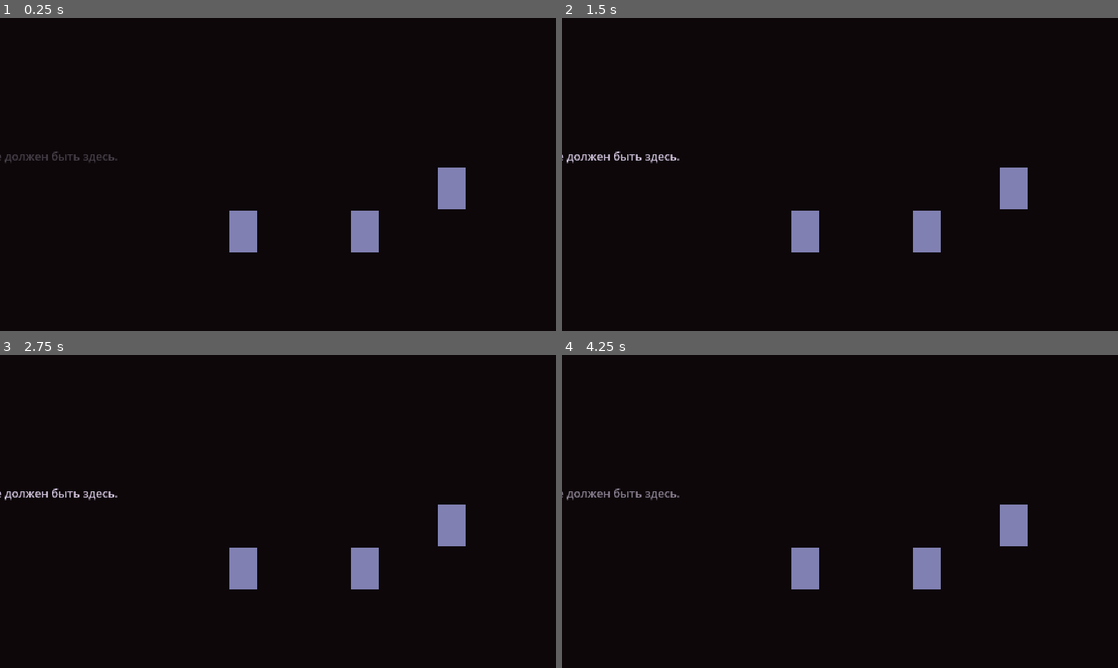
Above: before the commit, frames 1-4 (two rows, left to right).
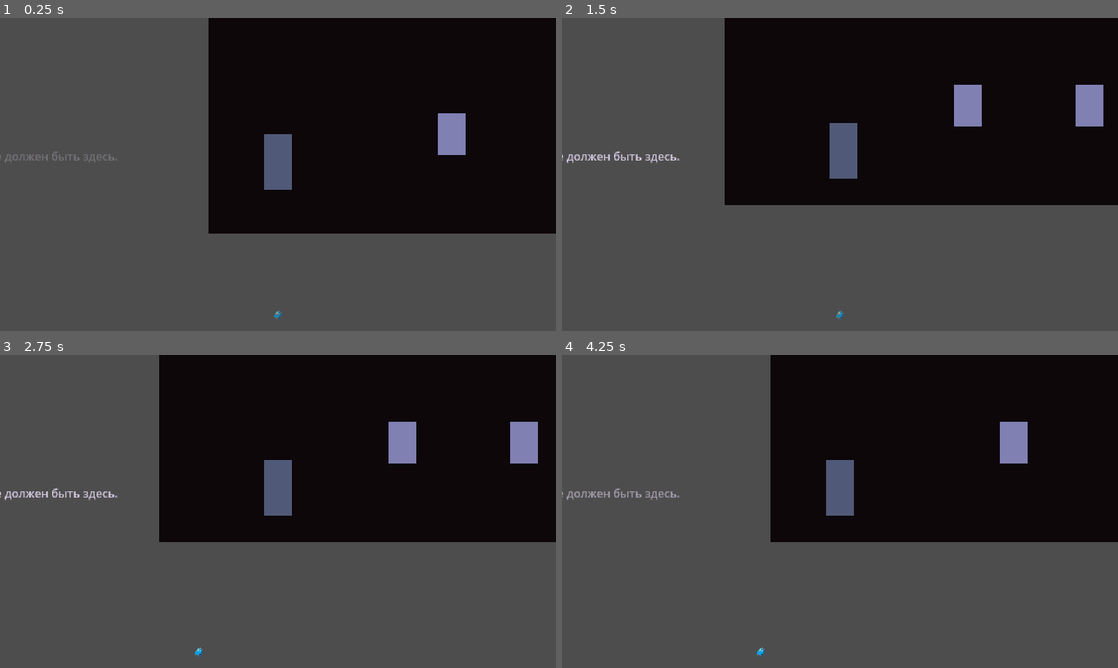
Above: after the commit, the same moments.

Repository: PNVDEVOPS/balagan_game
Game: Godot game, scene res://scenes/rooms/room_closet.tscn
Same seed, same stepped clock (60 frames per second), same inputs: the game is played once before the commit and once after it. This scene is started directly instead of the project's main scene.
Inputs (mouse positions are in pixels of both pictures, inside the frame that each line leads up to):
- Up to frame 1 (0.25 s): no input
- Up to frame 2 (1.5 s): tap Enter at 0.5 s; move the mouse to (962, 158) at 0.52 s; hold D (move_right) 0.53-1.25 s; hold Space (advance_dialogue) 0.53-1.25 s; click (962, 158) at 0.67 s; drag from (728, 190) to (1073, 243) at 1.27 s
- Up to frame 3 (2.75 s): click (278, 652) at 2 s, where only the run after the commit has a clickable "🧳"
- Up to frame 4 (4.25 s): tap Space (advance_dialogue) at 2.75 s; move the mouse to (895, 442) at 2.77 s; hold A (move_left) 2.78-3.5 s; hold Q (hide) 2.78-3.5 s; drag from (812, 574) to (1012, 524) at 3.52 s

The runs differ from the first frame. In frame 1, 60% of the frame differs, in the area x 0-100%, y 0-100%; in frame 2, 60%; in frame 3, 60%; in frame 4, 65%.

Commit message:
fix: remove double-text bug in entry logic; add Player/HUD/Floor to closet
- room_entry_logic.gd: removed redundant examined signal on ClothesExaminable
  (examinable.gd already shows examine_text automatically on interact)
- room_closet.tscn: added Player, HUD, Floor (WorldBoundaryShape2D),
  LeftWall/RightWall, updated RoomRight y=180 — required for change_room
  transitions to work correctly

Co-Authored-By: Claude Sonnet 4.6 <noreply@anthropic.com>

Diff:
--- a/scenes/rooms/room_closet.tscn
+++ b/scenes/rooms/room_closet.tscn
@@ -1,7 +1,17 @@
 [gd_scene format=3 uid="uid://csrstlaog537j"]
 
 [ext_resource type="Script" uid="uid://tivhok4mwjms" path="res://scripts/rooms/room_closet_logic.gd" id="1_clos"]
-[ext_resource type="PackedScene" uid="uid://2uqwlc1065aa" path="res://scenes/objects/examinable.tscn" id="2_exam"]
+[ext_resource type="PackedScene" uid="uid://player001" path="res://scenes/player/player.tscn" id="2_player"]
+[ext_resource type="PackedScene" uid="uid://hud001" path="res://scenes/ui/hud.tscn" id="3_hud"]
+[ext_resource type="PackedScene" uid="uid://2uqwlc1065aa" path="res://scenes/objects/examinable.tscn" id="4_exam"]
+
+[sub_resource type="WorldBoundaryShape2D" id="FloorShape"]
+
+[sub_resource type="RectangleShape2D" id="LeftWallShape"]
+size = Vector2(40, 373)
+
+[sub_resource type="RectangleShape2D" id="RightWallShape"]
+size = Vector2(40, 373)
 
 [sub_resource type="RectangleShape2D" id="FwdShape"]
 size = Vector2(60, 140)
@@ -14,11 +24,36 @@
 offset_bottom = 360.0
 color = Color(0.05, 0.03, 0.04, 1)
 
+[node name="Player" parent="." unique_id=1035253466 instance=ExtResource("2_player")]
+position = Vector2(80, 290)
+
+[node name="HUD" parent="." unique_id=1235727159 instance=ExtResource("3_hud")]
+
+[node name="Floor" type="StaticBody2D" parent="." unique_id=330029863]
+position = Vector2(0, 330)
+
+[node name="CollisionShape2D" type="CollisionShape2D" parent="Floor" unique_id=1431270061]
+shape = SubResource("FloorShape")
+
+[node name="LeftWall" type="StaticBody2D" parent="." unique_id=1299585737]
+position = Vector2(-20, 350)
+
+[node name="LeftWallShape" type="CollisionShape2D" parent="LeftWall" unique_id=1485990732]
+position = Vector2(0, -176)
+shape = SubResource("LeftWallShape")
+
+[node name="RightWall" type="StaticBody2D" parent="." unique_id=1847392016]
+position = Vector2(640, 350)
+
+[node name="RightWallShape" type="CollisionShape2D" parent="RightWall" unique_id=1847392017]
+position = Vector2(0, -176)
+shape = SubResource("RightWallShape")
+
 [node name="SpawnPoint" type="Marker2D" parent="." unique_id=1335134438]
 position = Vector2(80, 290)
 
 [node name="RoomRight" type="Marker2D" parent="." unique_id=1731915596]
-position = Vector2(640, 0)
+position = Vector2(640, 180)
 
 [node name="RoomBottom" type="Marker2D" parent="." unique_id=2092527239]
 position = Vector2(0, 360)
--- a/scripts/rooms/room_entry_logic.gd
+++ b/scripts/rooms/room_entry_logic.gd
@@ -16,12 +16,6 @@
 	if forward:
 		forward.body_entered.connect(_on_forward_zone)
 
-	var clothes := get_node_or_null("ClothesExaminable")
-	if clothes:
-		clothes.examined.connect(func():
-			DialogueManager.show_text("", "Довольно старинного вида одежда.")
-		)
-
 	if GameManager.escape_attempts == 1:
 		await get_tree().process_frame
 		await get_tree().process_frame
Not shown: 1 places in scenes/rooms/room_closet.tscn that only renumber resources
